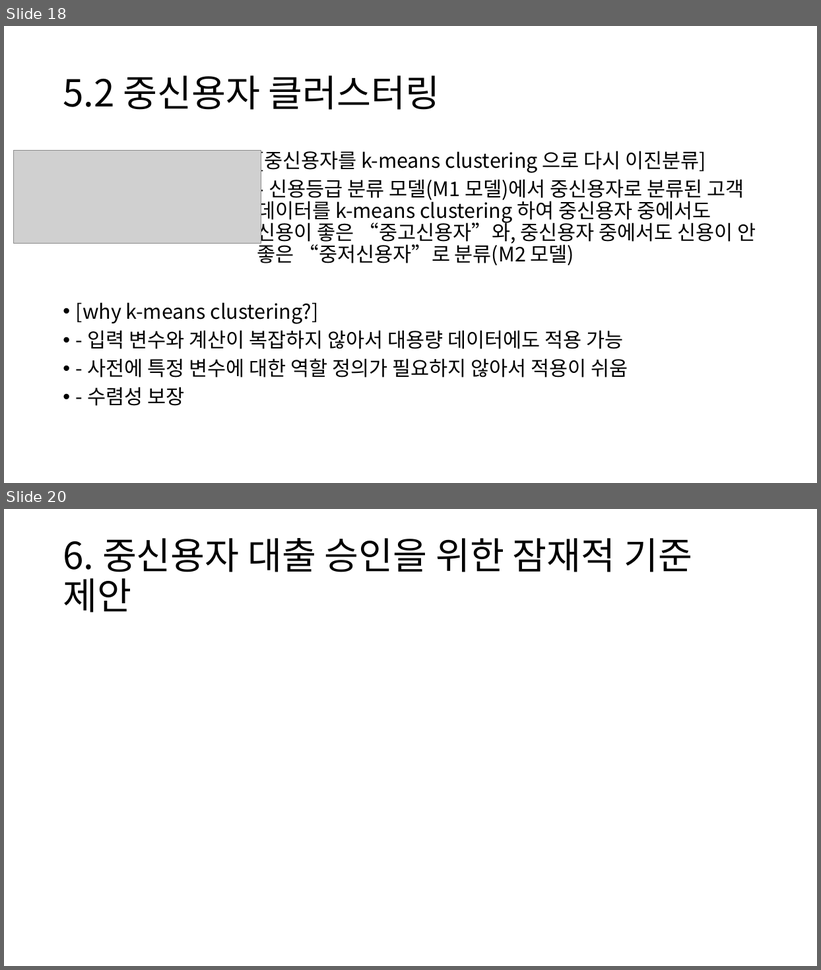
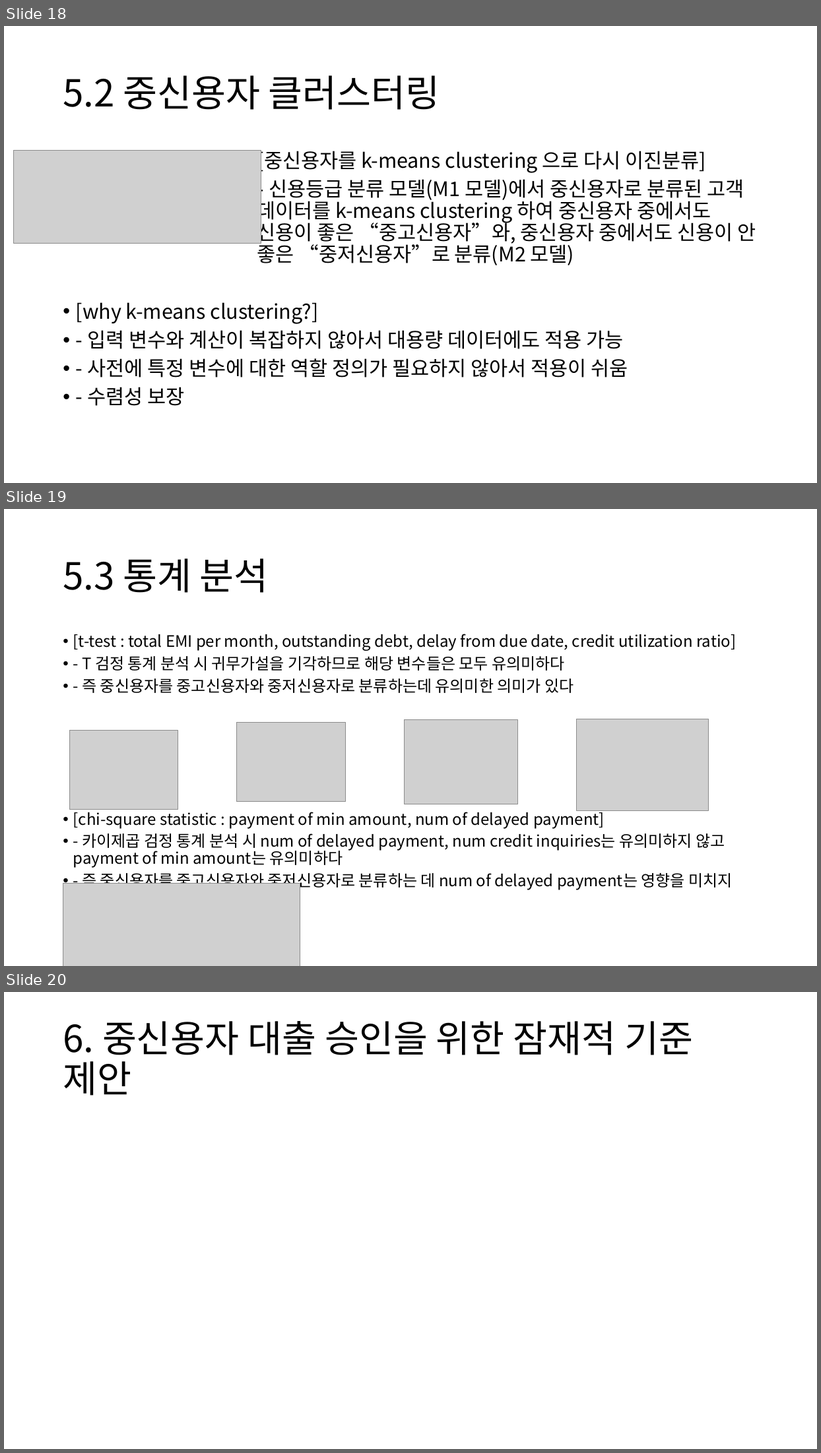
Before and after one commit to HANARONE/dh01, a slide deck: 1차 자료/개인고객 신용등급 산정 모델링.pptx. Shown one above the other, each under a label of ours: slides 18 and 20 before the commit, slides 18, 19 and 20 after it; the slides between them are not shown. The pictures are 821x970 and 821x1453 pixels, drawn with LibreOffice and Linux fonts; fonts in the diff are those of the drawing; grey boxes stand for pictures. Boxes give left, top, right and bottom in pixels: in the first picture for what was removed or moved away, otherwise in the second. Text is boxed around its words. In the diff, an @@ line names an element or a change of style, - is before the commit and + after.

```diff
--- a/1차 자료/개인고객 신용등급 산정 모델링.pptx
+++ b/1차 자료/개인고객 신용등급 산정 모델링.pptx
@@ slide 19 added at [4, 509, 817, 966], background #FFFFFF @@
@@ title added at [63, 559, 269, 593], 44 pt, text #000000 @@
+5.3 통계 분석
@@ text added at [73, 634, 736, 891], 18.8 pt, text #000000 @@
+• [t-test : total EMI per month, outstanding debt, delay from due date, credit utilization ratio]
+• - T 검정 통계 분석 시 귀무가설을 기각하므로 해당 변수들은 모두 유의미하다
+• - 즉 중신용자를 중고신용자와 중저신용자로 분류하는데 유의미한 의미가 있다
+• [chi-square statistic : payment of min amount, num of delayed payment]
+• - 카이제곱 검정 통계 분석 시 num of delayed payment, num credit inquiries는 유의미하지 않고 payment of min amount는 유의미하다
+• - 즉 중신용자를 중고신용자와 중저신용자로 분류하는 데 num of delayed payment는 영향을 미치지 않는다
@@ picture added at [237, 722, 346, 802] @@
@@ picture added at [405, 720, 518, 804] @@
@@ picture added at [577, 719, 709, 811] @@
@@ picture added at [69, 731, 178, 811] @@
@@ picture added at [63, 883, 300, 966] @@
```
Also in this commit, not shown: 7 slides changed, 1 slide removed, 5 other files.
